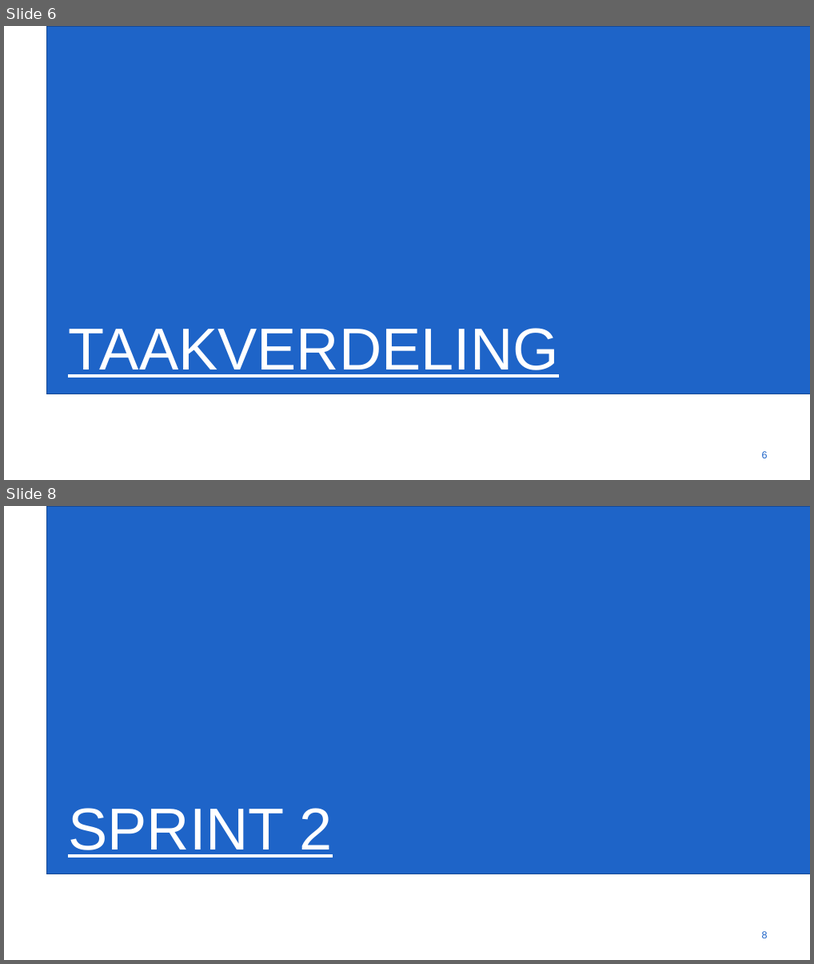
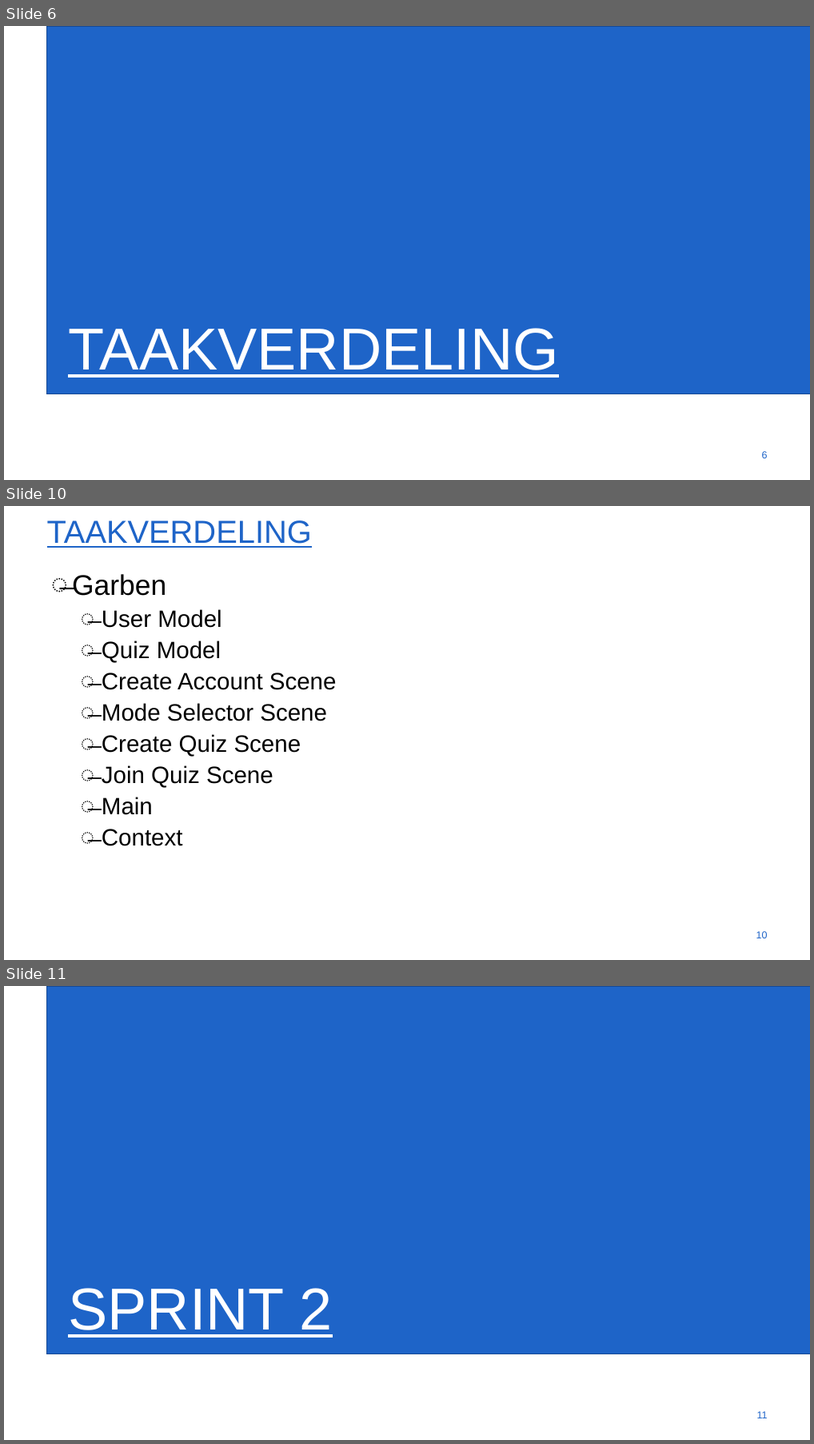
Before and after one commit to gartangh/Software-Development-Project, a slide deck: Sprint_1.pptx. Shown one above the other, each under a label of ours: slides 6 and 8 before the commit, slides 6, 10 and 11 after it; the slides between them are not shown. The pictures are 814x964 and 814x1444 pixels, drawn with LibreOffice and Linux fonts; fonts in the diff are those of the drawing; background and template pictures are left out. Boxes give left, top, right and bottom in pixels: in the first picture for what was removed or moved away, otherwise in the second. Text is boxed around its words. In the diff, an @@ line names an element or a change of style, - is before the commit and + after.

```diff
--- a/Sprint_1.pptx
+++ b/Sprint_1.pptx
@@ slide 10 added at (x1=4, y1=506, x2=810, y2=960), background #FFFFFF @@
@@ title added at (x1=47, y1=520, x2=312, y2=548), 54 pt, text #1E64C8, underline @@
+TAAKVERDELING
@@ text added at (x1=72, y1=574, x2=337, y2=846), 40 pt, text #000000 @@
+̶ Garben
+  ̶ User Model
+  ̶ Quiz Model
+  ̶ Create Account Scene
+  ̶ Mode Selector Scene
+  ̶ Create Quiz Scene
+  ̶ Join Quiz Scene
+  ̶ Main
+  ̶ Context
@@ page number added at (x1=757, y1=931, x2=768, y2=938), 17.1 pt, text #1E64C8 @@
+10
@@ what was slide 8 is now slide 11 @@
@@ page number at (x1=758, y1=1411, x2=768, y2=1418): text changed @@
-8
+11
```
Also in this commit, not shown: 3 slides changed, 2 other slides added.
